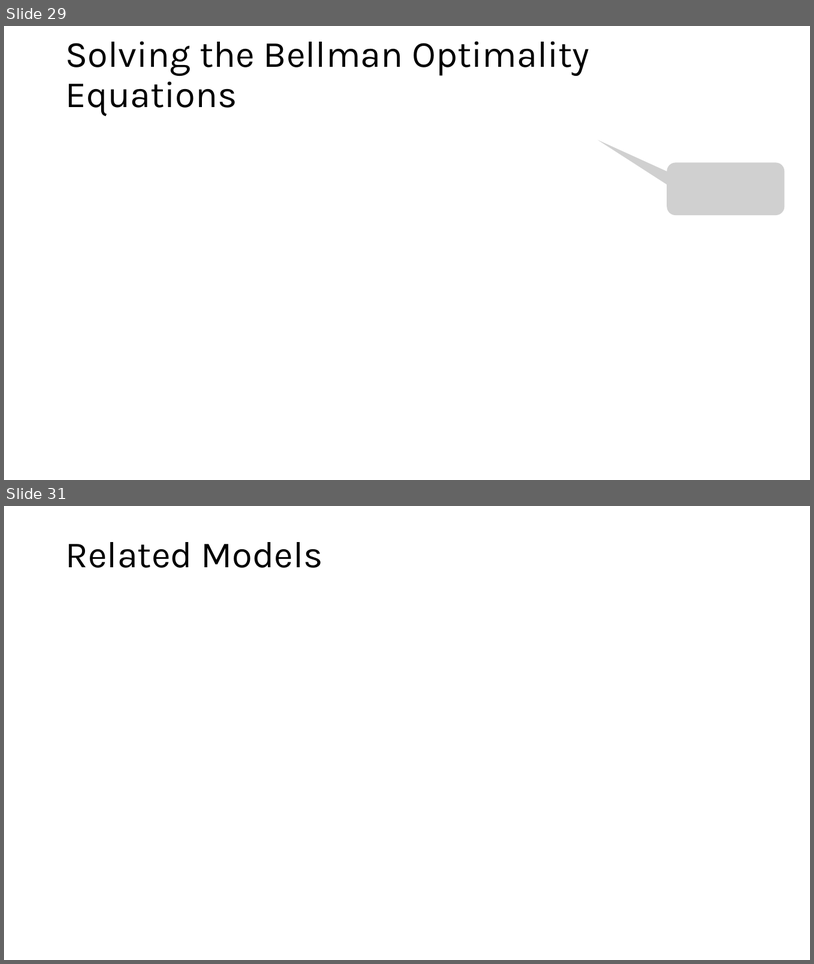
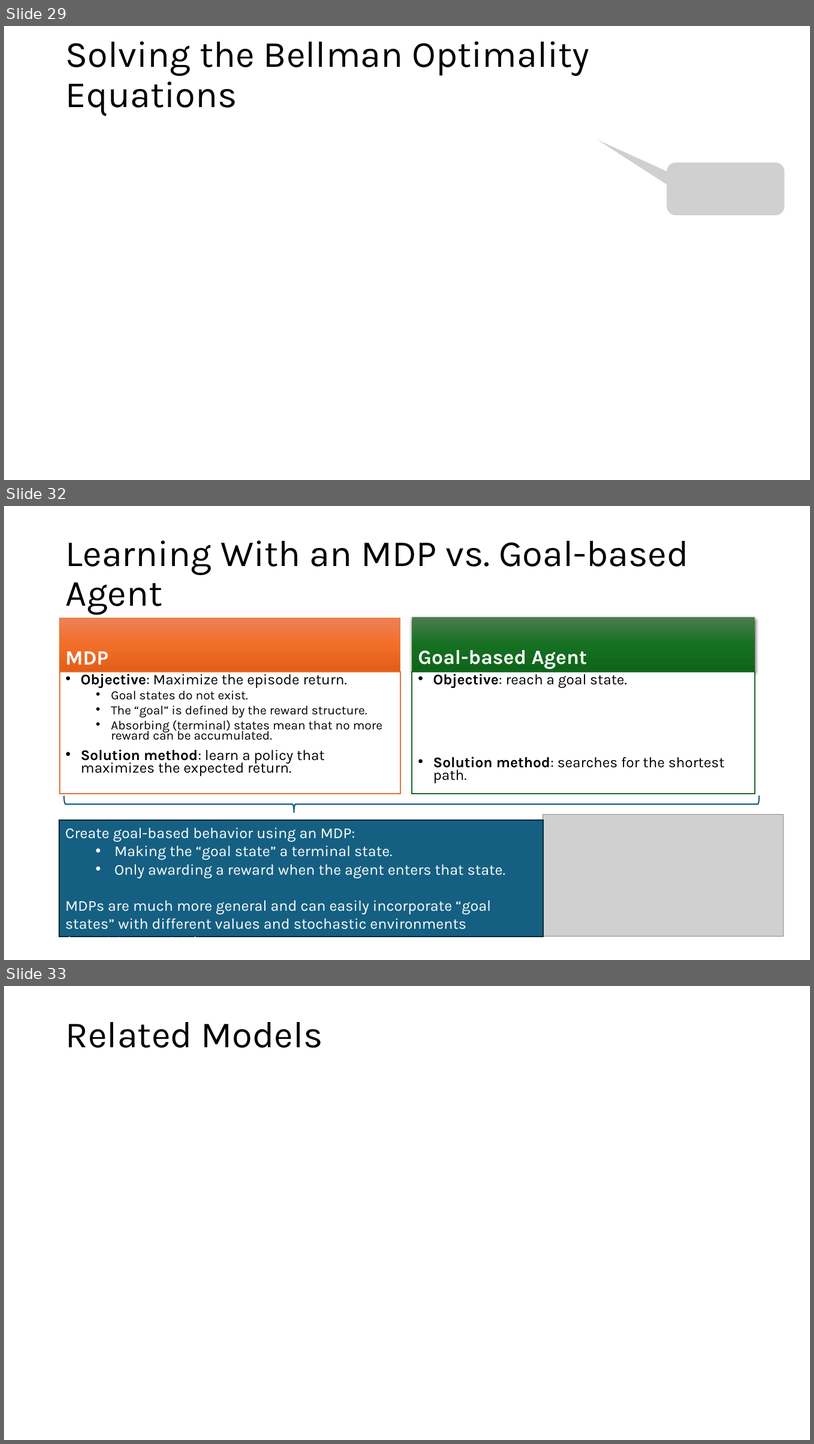
Before and after one commit to mhahsler/Introduction_to_Reinforcement_Learning, a slide deck: slides/Lecture_Chapter03.pptx. Shown one above the other, each under a label of ours: slides 29 and 31 before the commit, slides 29, 32 and 33 after it; the slides between them are not shown. The pictures are 814x964 and 814x1444 pixels, drawn with LibreOffice and Linux fonts; fonts in the diff are those of the drawing; grey boxes stand for pictures. Boxes give left, top, right and bottom in pixels: in the first picture for what was removed or moved away, otherwise in the second. Text is boxed around its words. In the diff, an @@ line names an element or a change of style, - is before the commit and + after.

```diff
--- a/slides/Lecture_Chapter03.pptx
+++ b/slides/Lecture_Chapter03.pptx
@@ slide 32 added at [4,506,810,960], background #FFFFFF @@
@@ title added at [66,540,689,615], 44 pt, text #000000 @@
+Learning With an MDP vs. Goal-based Agent
@@ text added at [59,618,400,672], fill gradient #ED8257 to #F26E29 to #E25F1A, outline #E97132 1 pt, 24 pt, text #FFFFFF, bold @@
+MDP
@@ text added at [413,618,755,672], fill gradient #4D7E50 to #156F21 to #0F661B, 24 pt, text #FFFFFF, bold @@
+Goal-based Agent
@@ text added at [60,672,401,793], fill #FFFFFF, outline #E97132 1.5 pt, 15 pt, text #000000 @@
+• Objective: Maximize the episode return.
+  • Goal states do not exist.
+  • The “goal” is defined by the reward structure.
+  • Absorbing (terminal) states mean that no more reward can be accumulated.
+• Solution method: learn a policy that maximizes the expected return.
@@ text added at [413,672,755,793], fill #FFFFFF, outline #196B24 1.5 pt, 17.5 pt, text #000000 @@
+• Objective: reach a goal state.
+• Solution method: searches for the shortest path.
@@ right brace added at [64,796,759,813], outline #156082 1.5 pt @@
@@ rectangle added at [59,820,543,936], fill #156082, outline #092A39 1.5 pt, 18 pt, text #FFFFFF @@
+Create goal-based behavior using an MDP:
+  • Making the “goal state” a terminal state.
+  • Only awarding a reward when the agent enters that state.
+MDPs are much more general and can easily incorporate “goal states” with different values and stochastic environments (transition models).
@@ picture added at [543,814,785,936] @@
@@ what was slide 31 is now slide 33 @@
```
Also in this commit, not shown: 2 slides changed, 2 other slides added, 7 other files.
